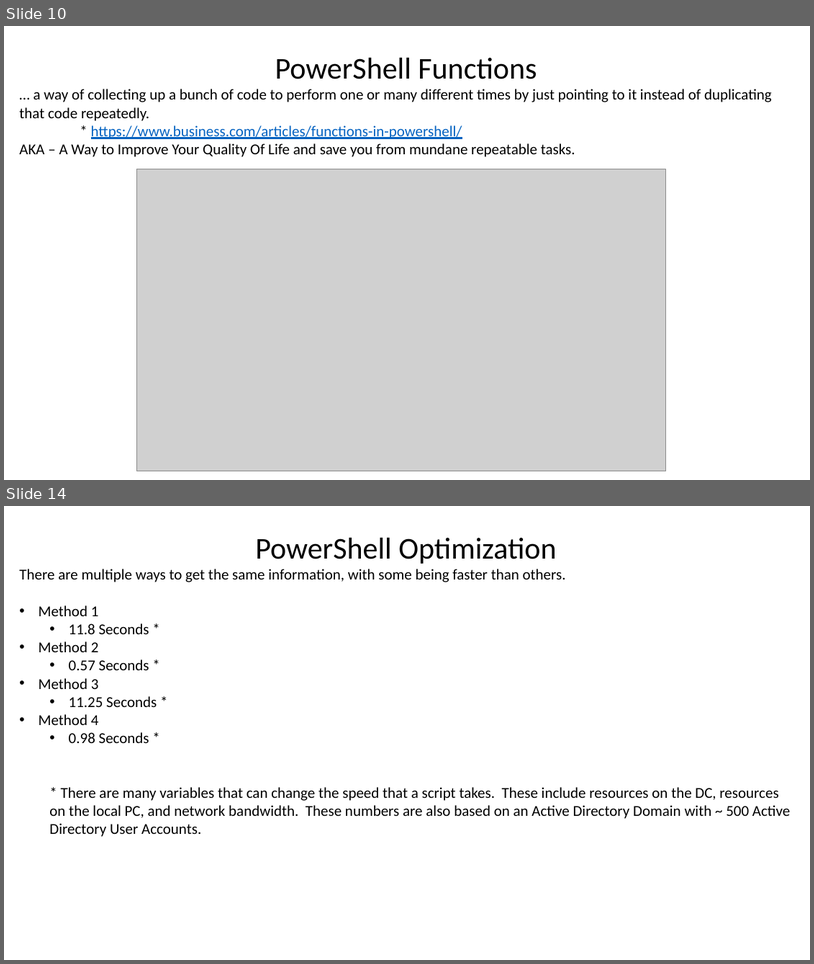
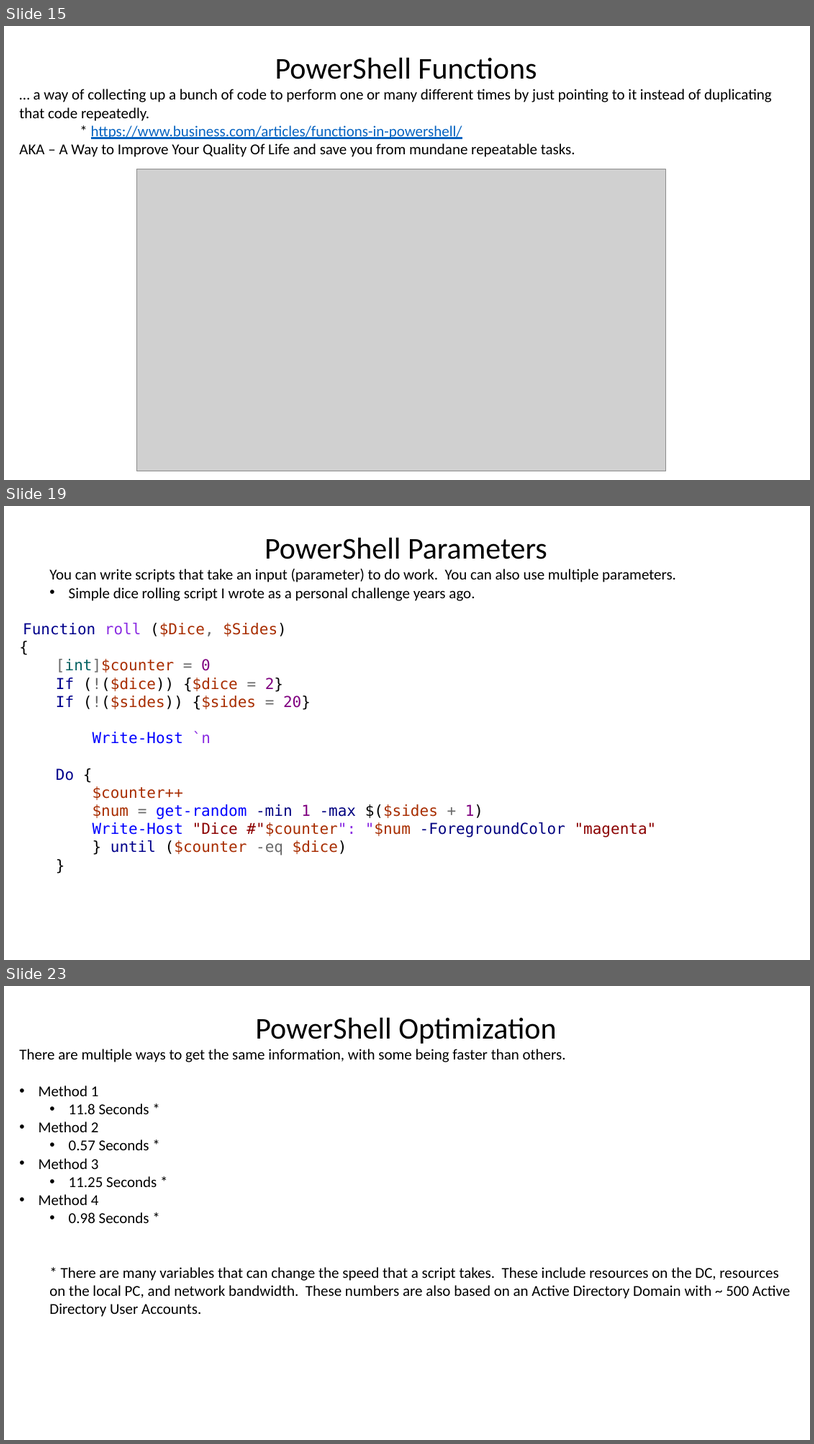
Before and after one commit to tk427/Non-Code, a slide deck: PowerShell/PowerShell_DogFood.pptx. Shown one above the other, each under a label of ours: slides 10 and 14 before the commit, slides 15, 19 and 23 after it; the slides between them are not shown. The pictures are 814x964 and 814x1444 pixels, drawn with LibreOffice and Linux fonts; fonts in the diff are those of the drawing; grey boxes stand for pictures; background and template pictures are left out. Boxes give left, top, right and bottom in pixels: in the first picture for what was removed or moved away, otherwise in the second. Text is boxed around its words. In the diff, an @@ line names an element or a change of style, - is before the commit and + after.

```diff
--- a/PowerShell/PowerShell_DogFood.pptx
+++ b/PowerShell/PowerShell_DogFood.pptx
@@ slide 19 added at bbox=[4, 506, 810, 960], background picture (left out) @@
@@ text added at bbox=[23, 538, 676, 855], 18 pt, text #000000 @@
+PowerShell Parameters
+  You can write scripts that take an input (parameter) to do work. You can also use multiple parameters.
+  • Simple dice rolling script I wrote as a personal challenge years ago.
+Function roll ($Dice, $Sides)
+{
+[int]$counter = 0
+If (!($dice)) {$dice = 2}
+If (!($sides)) {$sides = 20}
+Write-Host `n
+Do {
+$counter++
+$num = get-random -min 1 -max $($sides + 1)
+Write-Host "Dice #"$counter": "$num -ForegroundColor "magenta"
+} until ($counter -eq $dice)
+}
@@ what was slide 10 is now slide 15 @@
@@ what was slide 14 is now slide 23 @@
```
Also in this commit, not shown: 13 slides changed, 9 other slides added.
